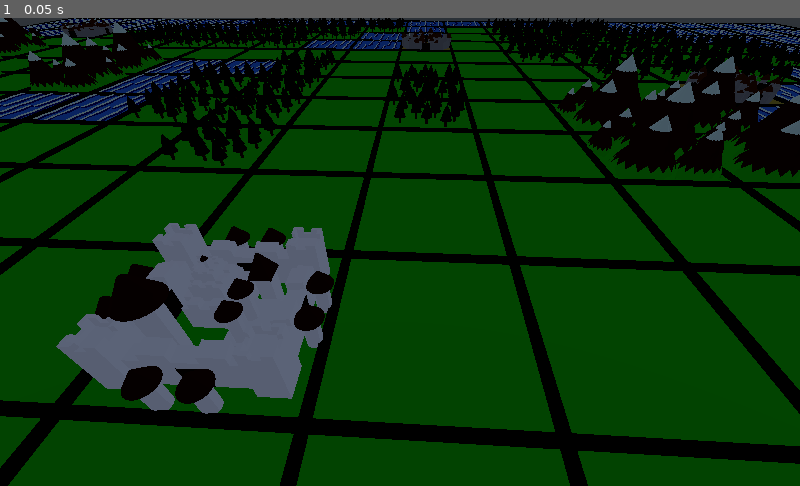
Above: before the commit, frame 1.
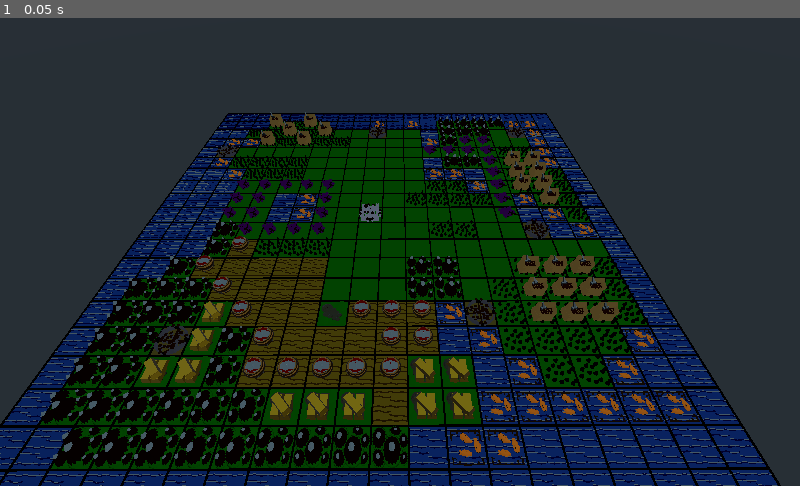
Above: after the commit, the same moment.

Repository: gamkedo-la/merchants-of-mie
Game: Godot game, scene res://ResourceGenerator.tscn
Same seed, same stepped clock (60 frames per second), same inputs: the game is played once before the commit and once after it. This scene is started directly instead of the project's main scene.
Inputs:
- Up to frame 1 (0.05 s): no input

The runs differ from the first frame. In frame 1, 85% of the frame differs, in the area x 0-100%, y 0-100%.

Commit message:
Scattering resources spawn locations around map

Diff:
--- a/ResourceGenerator.tscn
+++ b/ResourceGenerator.tscn
@@ -7,9 +7,580 @@
 
 [node name="Board" parent="." instance=ExtResource( 2 )]
 
-[node name="ResourceSpot" type="Spatial" parent="."]
-transform = Transform( 1, 0, 0, 0, 1, 0, 0, 0, 1, 0.5, 0.0361031, 0.5 )
-script = ExtResource( 1 )
-
 [node name="Camera" type="Camera" parent="."]
-transform = Transform( 0.998491, -0.0363138, 0.0411929, 0, 0.750135, 0.661285, -0.054914, -0.660287, 0.749003, 0.403065, 1.3751, 1.50485 )
+transform = Transform( 0.0017813, -0.74487, 0.667208, 0, 0.667209, 0.744871, -0.999998, -0.00132684, 0.0011885, 10.5248, 9.85633, -0.765475 )
+
+[node name="FishSpawner" type="Node" parent="."]
+
+[node name="ResourceSpot" type="Spatial" parent="FishSpawner"]
+transform = Transform( 1, 0, 0, 0, 1, 0, 0, 0, 1, -8.5, 0.0361031, -8.5 )
+script = ExtResource( 1 )
+can_spawn_fish = true
+
+[node name="ResourceSpot2" type="Spatial" parent="FishSpawner"]
+transform = Transform( 1, 0, 0, 0, 1, 0, 0, 0, 1, -7.5, 0.0361031, -8.5 )
+script = ExtResource( 1 )
+can_spawn_fish = true
+
+[node name="ResourceSpot3" type="Spatial" parent="FishSpawner"]
+transform = Transform( 1, 0, 0, 0, 1, 0, 0, 0, 1, -6.5, 0.0361031, -8.5 )
+script = ExtResource( 1 )
+can_spawn_fish = true
+
+[node name="ResourceSpot4" type="Spatial" parent="FishSpawner"]
+transform = Transform( 1, 0, 0, 0, 1, 0, 0, 0, 1, -5.5, 0.0361031, -8.5 )
+script = ExtResource( 1 )
+can_spawn_fish = true
+
+[node name="ResourceSpot5" type="Spatial" parent="FishSpawner"]
+transform = Transform( 1, 0, 0, 0, 1, 0, 0, 0, 1, -4.5, 0.0361031, -8.5 )
+script = ExtResource( 1 )
+can_spawn_fish = true
+
+[node name="ResourceSpot6" type="Spatial" parent="FishSpawner"]
+transform = Transform( 1, 0, 0, 0, 1, 0, 0, 0, 1, 0.5, 0.0361031, -8.5 )
+script = ExtResource( 1 )
+can_spawn_fish = true
+
+[node name="ResourceSpot7" type="Spatial" parent="FishSpawner"]
+transform = Transform( 1, 0, 0, 0, 1, 0, 0, 0, 1, 5.5, 0.0361031, -8.5 )
+script = ExtResource( 1 )
+can_spawn_fish = true
+
+[node name="ResourceSpot8" type="Spatial" parent="FishSpawner"]
+transform = Transform( 1, 0, 0, 0, 1, 0, 0, 0, 1, 7.5, 0.0361031, -8.5 )
+script = ExtResource( 1 )
+can_spawn_fish = true
+
+[node name="ResourceSpot9" type="Spatial" parent="FishSpawner"]
+transform = Transform( 1, 0, 0, 0, 1, 0, 0, 0, 1, 7.5, 0.0361031, -7.5 )
+script = ExtResource( 1 )
+can_spawn_fish = true
+
+[node name="ResourceSpot10" type="Spatial" parent="FishSpawner"]
+transform = Transform( 1, 0, 0, 0, 1, 0, 0, 0, 1, 6.5, 0.0361031, -7.5 )
+script = ExtResource( 1 )
+can_spawn_fish = true
+
+[node name="ResourceSpot11" type="Spatial" parent="FishSpawner"]
+transform = Transform( 1, 0, 0, 0, 1, 0, 0, 0, 1, -0.5, 0.0361031, -7.5 )
+script = ExtResource( 1 )
+can_spawn_fish = true
+
+[node name="ResourceSpot12" type="Spatial" parent="FishSpawner"]
+transform = Transform( 1, 0, 0, 0, 1, 0, 0, 0, 1, -8.5, 0.0361031, -7.5 )
+script = ExtResource( 1 )
+can_spawn_fish = true
+
+[node name="ResourceSpot13" type="Spatial" parent="FishSpawner"]
+transform = Transform( 1, 0, 0, 0, 1, 0, 0, 0, 1, -1.5, 0.0361031, -6.5 )
+script = ExtResource( 1 )
+can_spawn_fish = true
+
+[node name="ResourceSpot14" type="Spatial" parent="FishSpawner"]
+transform = Transform( 1, 0, 0, 0, 1, 0, 0, 0, 1, 7.5, 0.0361031, -6.5 )
+script = ExtResource( 1 )
+can_spawn_fish = true
+
+[node name="ResourceSpot15" type="Spatial" parent="FishSpawner"]
+transform = Transform( 1, 0, 0, 0, 1, 0, 0, 0, 1, 7.5, 0.0361031, -5.5 )
+script = ExtResource( 1 )
+can_spawn_fish = true
+
+[node name="ResourceSpot16" type="Spatial" parent="FishSpawner"]
+transform = Transform( 1, 0, 0, 0, 1, 0, 0, 0, 1, 7.5, 0.0361031, -4.5 )
+script = ExtResource( 1 )
+can_spawn_fish = true
+
+[node name="ResourceSpot17" type="Spatial" parent="FishSpawner"]
+transform = Transform( 1, 0, 0, 0, 1, 0, 0, 0, 1, 7.5, 0.0361031, -4.5 )
+script = ExtResource( 1 )
+can_spawn_fish = true
+
+[node name="ResourceSpot18" type="Spatial" parent="FishSpawner"]
+transform = Transform( 1, 0, 0, 0, 1, 0, 0, 0, 1, 6.5, 0.0361031, -4.5 )
+script = ExtResource( 1 )
+can_spawn_fish = true
+
+[node name="ResourceSpot19" type="Spatial" parent="FishSpawner"]
+transform = Transform( 1, 0, 0, 0, 1, 0, 0, 0, 1, -2.5, 0.0361031, -4.5 )
+script = ExtResource( 1 )
+can_spawn_fish = true
+
+[node name="ResourceSpot20" type="Spatial" parent="FishSpawner"]
+transform = Transform( 1, 0, 0, 0, 1, 0, 0, 0, 1, -3.5, 0.0361031, -3.5 )
+script = ExtResource( 1 )
+can_spawn_fish = true
+
+[node name="ResourceSpot21" type="Spatial" parent="FishSpawner"]
+transform = Transform( 1, 0, 0, 0, 1, 0, 0, 0, 1, 5.5, 0.0361031, -3.5 )
+script = ExtResource( 1 )
+can_spawn_fish = true
+
+[node name="ResourceSpot22" type="Spatial" parent="FishSpawner"]
+transform = Transform( 1, 0, 0, 0, 1, 0, 0, 0, 1, 7.5, 0.0361031, -3.5 )
+script = ExtResource( 1 )
+can_spawn_fish = true
+
+[node name="ResourceSpot23" type="Spatial" parent="FishSpawner"]
+transform = Transform( 1, 0, 0, 0, 1, 0, 0, 0, 1, 8.5, 0.0361031, -3.5 )
+script = ExtResource( 1 )
+can_spawn_fish = true
+
+[node name="ResourceSpot24" type="Spatial" parent="FishSpawner"]
+transform = Transform( 1, 0, 0, 0, 1, 0, 0, 0, 1, 8.5, 0.0361031, -2.5 )
+script = ExtResource( 1 )
+can_spawn_fish = true
+
+[node name="ResourceSpot25" type="Spatial" parent="FishSpawner"]
+transform = Transform( 1, 0, 0, 0, 1, 0, 0, 0, 1, 8.5, 0.0361031, -2.5 )
+script = ExtResource( 1 )
+can_spawn_fish = true
+
+[node name="ResourceSpot26" type="Spatial" parent="FishSpawner"]
+transform = Transform( 1, 0, 0, 0, 1, 0, 0, 0, 1, 4.5, 0.0361031, -2.5 )
+script = ExtResource( 1 )
+can_spawn_fish = true
+
+[node name="ResourceSpot27" type="Spatial" parent="FishSpawner"]
+transform = Transform( 1, 0, 0, 0, 1, 0, 0, 0, 1, -3.5, 0.0361031, -2.5 )
+script = ExtResource( 1 )
+can_spawn_fish = true
+
+[node name="ResourceSpot28" type="Spatial" parent="FishSpawner"]
+transform = Transform( 1, 0, 0, 0, 1, 0, 0, 0, 1, -6.5, 0.0361031, -2.5 )
+script = ExtResource( 1 )
+can_spawn_fish = true
+
+[node name="ResourceSpot29" type="Spatial" parent="FishSpawner"]
+transform = Transform( 1, 0, 0, 0, 1, 0, 0, 0, 1, -8.5, 0.0361031, -1.5 )
+script = ExtResource( 1 )
+can_spawn_fish = true
+
+[node name="ResourceSpot30" type="Spatial" parent="FishSpawner"]
+transform = Transform( 1, 0, 0, 0, 1, 0, 0, 0, 1, -8.5, 0.0361031, 0.5 )
+script = ExtResource( 1 )
+can_spawn_fish = true
+
+[node name="ResourceSpot31" type="Spatial" parent="FishSpawner"]
+transform = Transform( 1, 0, 0, 0, 1, 0, 0, 0, 1, -1.5, 0.0361031, 3.5 )
+script = ExtResource( 1 )
+can_spawn_fish = true
+
+[node name="ResourceSpot32" type="Spatial" parent="FishSpawner"]
+transform = Transform( 1, 0, 0, 0, 1, 0, 0, 0, 1, -0.5, 0.0361031, 3.5 )
+script = ExtResource( 1 )
+can_spawn_fish = true
+
+[node name="ResourceSpot33" type="Spatial" parent="FishSpawner"]
+transform = Transform( 1, 0, 0, 0, 1, 0, 0, 0, 1, -3.5, 0.0361031, 7.5 )
+script = ExtResource( 1 )
+can_spawn_fish = true
+
+[node name="ResourceSpot34" type="Spatial" parent="FishSpawner"]
+transform = Transform( 1, 0, 0, 0, 1, 0, 0, 0, 1, -6.5, 0.0361031, 7.5 )
+script = ExtResource( 1 )
+can_spawn_fish = true
+
+[node name="ResourceSpot35" type="Spatial" parent="FishSpawner"]
+transform = Transform( 1, 0, 0, 0, 1, 0, 0, 0, 1, -6.5, 0.0361031, 8.5 )
+script = ExtResource( 1 )
+can_spawn_fish = true
+
+[node name="ResourceSpot36" type="Spatial" parent="FishSpawner"]
+transform = Transform( 1, 0, 0, 0, 1, 0, 0, 0, 1, -4.5, 0.0361031, 8.5 )
+script = ExtResource( 1 )
+can_spawn_fish = true
+
+[node name="ResourceSpot37" type="Spatial" parent="FishSpawner"]
+transform = Transform( 1, 0, 0, 0, 1, 0, 0, 0, 1, -4.5, 0.0361031, 8.5 )
+script = ExtResource( 1 )
+can_spawn_fish = true
+
+[node name="CoffeeSpawner" type="Node" parent="."]
+
+[node name="ResourceSpot38" type="Spatial" parent="CoffeeSpawner"]
+transform = Transform( 1, 0, 0, 0, 1, 0, 0, 0, 1, -8.5, 0.0361031, 4.5 )
+script = ExtResource( 1 )
+can_spawn_coffee = true
+
+[node name="ResourceSpot39" type="Spatial" parent="CoffeeSpawner"]
+transform = Transform( 1, 0, 0, 0, 1, 0, 0, 0, 1, -8.5, 0.0361031, 6.5 )
+script = ExtResource( 1 )
+can_spawn_coffee = true
+
+[node name="ResourceSpot40" type="Spatial" parent="CoffeeSpawner"]
+transform = Transform( 1, 0, 0, 0, 1, 0, 0, 0, 1, -7.5, 0.0361031, 5.5 )
+script = ExtResource( 1 )
+can_spawn_coffee = true
+
+[node name="ResourceSpot41" type="Spatial" parent="CoffeeSpawner"]
+transform = Transform( 1, 0, 0, 0, 1, 0, 0, 0, 1, -7.5, 0.0361031, 3.5 )
+script = ExtResource( 1 )
+can_spawn_coffee = true
+
+[node name="ResourceSpot42" type="Spatial" parent="CoffeeSpawner"]
+transform = Transform( 1, 0, 0, 0, 1, 0, 0, 0, 1, -6.5, 0.0361031, 4.5 )
+script = ExtResource( 1 )
+can_spawn_coffee = true
+
+[node name="ResourceSpot43" type="Spatial" parent="CoffeeSpawner"]
+transform = Transform( 1, 0, 0, 0, 1, 0, 0, 0, 1, -6.5, 0.0361031, 6.5 )
+script = ExtResource( 1 )
+can_spawn_coffee = true
+
+[node name="ResourceSpot44" type="Spatial" parent="CoffeeSpawner"]
+transform = Transform( 1, 0, 0, 0, 1, 0, 0, 0, 1, -4.5, 0.0361031, -6.5 )
+script = ExtResource( 1 )
+can_spawn_coffee = true
+
+[node name="ResourceSpot45" type="Spatial" parent="CoffeeSpawner"]
+transform = Transform( 1, 0, 0, 0, 1, 0, 0, 0, 1, -4.5, 0.0361031, -7.5 )
+script = ExtResource( 1 )
+can_spawn_coffee = true
+
+[node name="ResourceSpot46" type="Spatial" parent="CoffeeSpawner"]
+transform = Transform( 1, 0, 0, 0, 1, 0, 0, 0, 1, -3.5, 0.0361031, -7.5 )
+script = ExtResource( 1 )
+can_spawn_coffee = true
+
+[node name="ResourceSpot47" type="Spatial" parent="CoffeeSpawner"]
+transform = Transform( 1, 0, 0, 0, 1, 0, 0, 0, 1, -3.5, 0.0361031, -6.5 )
+script = ExtResource( 1 )
+can_spawn_coffee = true
+
+[node name="ResourceSpot48" type="Spatial" parent="CoffeeSpawner"]
+transform = Transform( 1, 0, 0, 0, 1, 0, 0, 0, 1, -2.5, 0.0361031, -7.5 )
+script = ExtResource( 1 )
+can_spawn_coffee = true
+
+[node name="ResourceSpot50" type="Spatial" parent="CoffeeSpawner"]
+transform = Transform( 1, 0, 0, 0, 1, 0, 0, 0, 1, -1.5, 0.0361031, -7.5 )
+script = ExtResource( 1 )
+can_spawn_coffee = true
+
+[node name="ResourceSpot51" type="Spatial" parent="CoffeeSpawner"]
+transform = Transform( 1, 0, 0, 0, 1, 0, 0, 0, 1, 2.5, 0.0361031, -7.5 )
+script = ExtResource( 1 )
+can_spawn_coffee = true
+
+[node name="ResourceSpot52" type="Spatial" parent="CoffeeSpawner"]
+transform = Transform( 1, 0, 0, 0, 1, 0, 0, 0, 1, 2.5, 0.0361031, -6.5 )
+script = ExtResource( 1 )
+can_spawn_coffee = true
+
+[node name="ResourceSpot53" type="Spatial" parent="CoffeeSpawner"]
+transform = Transform( 1, 0, 0, 0, 1, 0, 0, 0, 1, 2.5, 0.0361031, -5.5 )
+script = ExtResource( 1 )
+can_spawn_coffee = true
+
+[node name="ResourceSpot54" type="Spatial" parent="CoffeeSpawner"]
+transform = Transform( 1, 0, 0, 0, 1, 0, 0, 0, 1, 3.5, 0.0361031, -5.5 )
+script = ExtResource( 1 )
+can_spawn_coffee = true
+
+[node name="ResourceSpot55" type="Spatial" parent="CoffeeSpawner"]
+transform = Transform( 1, 0, 0, 0, 1, 0, 0, 0, 1, 3.5, 0.0361031, -6.5 )
+script = ExtResource( 1 )
+can_spawn_coffee = true
+
+[node name="ResourceSpot56" type="Spatial" parent="CoffeeSpawner"]
+transform = Transform( 1, 0, 0, 0, 1, 0, 0, 0, 1, 3.5, 0.0361031, -7.5 )
+script = ExtResource( 1 )
+can_spawn_coffee = true
+
+[node name="ResourceSpot57" type="Spatial" parent="CoffeeSpawner"]
+transform = Transform( 1, 0, 0, 0, 1, 0, 0, 0, 1, 4.5, 0.0361031, -7.5 )
+script = ExtResource( 1 )
+can_spawn_coffee = true
+
+[node name="ResourceSpot58" type="Spatial" parent="CoffeeSpawner"]
+transform = Transform( 1, 0, 0, 0, 1, 0, 0, 0, 1, 4.5, 0.0361031, -6.5 )
+script = ExtResource( 1 )
+can_spawn_coffee = true
+
+[node name="ResourceSpot59" type="Spatial" parent="CoffeeSpawner"]
+transform = Transform( 1, 0, 0, 0, 1, 0, 0, 0, 1, 4.5, 0.0361031, -5.5 )
+script = ExtResource( 1 )
+can_spawn_coffee = true
+
+[node name="ResourceSpot49" type="Spatial" parent="CoffeeSpawner"]
+transform = Transform( 1, 0, 0, 0, 1, 0, 0, 0, 1, -2.5, 0.0361031, -6.5 )
+script = ExtResource( 1 )
+can_spawn_coffee = true
+
+[node name="GoldSpawner" type="Node" parent="."]
+
+[node name="ResourceSpot60" type="Spatial" parent="GoldSpawner"]
+transform = Transform( 1, 0, 0, 0, 1, 0, 0, 0, 1, 6.5, 0.0361031, 6.5 )
+script = ExtResource( 1 )
+can_spawn_gold = true
+
+[node name="ResourceSpot61" type="Spatial" parent="GoldSpawner"]
+transform = Transform( 1, 0, 0, 0, 1, 0, 0, 0, 1, 6.5, 0.0361031, 5.5 )
+script = ExtResource( 1 )
+can_spawn_gold = true
+
+[node name="ResourceSpot62" type="Spatial" parent="GoldSpawner"]
+transform = Transform( 1, 0, 0, 0, 1, 0, 0, 0, 1, 5.5, 0.0361031, 5.5 )
+script = ExtResource( 1 )
+can_spawn_gold = true
+
+[node name="ResourceSpot63" type="Spatial" parent="GoldSpawner"]
+transform = Transform( 1, 0, 0, 0, 1, 0, 0, 0, 1, 4.5, 0.0361031, 5.5 )
+script = ExtResource( 1 )
+can_spawn_gold = true
+
+[node name="ResourceSpot64" type="Spatial" parent="GoldSpawner"]
+transform = Transform( 1, 0, 0, 0, 1, 0, 0, 0, 1, 7.5, 0.0361031, 1.5 )
+script = ExtResource( 1 )
+can_spawn_gold = true
+
+[node name="ResourceSpot65" type="Spatial" parent="GoldSpawner"]
+transform = Transform( 1, 0, 0, 0, 1, 0, 0, 0, 1, 7.5, 0.0361031, 0.5 )
+script = ExtResource( 1 )
+can_spawn_gold = true
+
+[node name="ResourceSpot66" type="Spatial" parent="GoldSpawner"]
+transform = Transform( 1, 0, 0, 0, 1, 0, 0, 0, 1, 7.5, 0.0361031, 2.5 )
+script = ExtResource( 1 )
+can_spawn_gold = true
+
+[node name="ResourceSpot67" type="Spatial" parent="GoldSpawner"]
+transform = Transform( 1, 0, 0, 0, 1, 0, 0, 0, 1, 7.5, 0.0361031, -1.5 )
+script = ExtResource( 1 )
+can_spawn_gold = true
+
+[node name="ResourceSpot68" type="Spatial" parent="GoldSpawner"]
+transform = Transform( 1, 0, 0, 0, 1, 0, 0, 0, 1, 7.5, 0.0361031, -2.5 )
+script = ExtResource( 1 )
+can_spawn_gold = true
+
+[node name="ResourceSpot69" type="Spatial" parent="GoldSpawner"]
+transform = Transform( 1, 0, 0, 0, 1, 0, 0, 0, 1, 6.5, 0.0361031, -2.5 )
+script = ExtResource( 1 )
+can_spawn_gold = true
+
+[node name="ResourceSpot70" type="Spatial" parent="GoldSpawner"]
+transform = Transform( 1, 0, 0, 0, 1, 0, 0, 0, 1, 6.5, 0.0361031, -1.5 )
+script = ExtResource( 1 )
+can_spawn_gold = true
+
+[node name="IncenseSpawner" type="Node" parent="."]
+
+[node name="ResourceSpot71" type="Spatial" parent="IncenseSpawner"]
+transform = Transform( 1, 0, 0, 0, 1, 0, 0, 0, 1, 5.5, 0.0361031, -1.5 )
+script = ExtResource( 1 )
+can_spawn_incense = true
+
+[node name="ResourceSpot72" type="Spatial" parent="IncenseSpawner"]
+transform = Transform( 1, 0, 0, 0, 1, 0, 0, 0, 1, 5.5, 0.0361031, -0.5 )
+script = ExtResource( 1 )
+can_spawn_incense = true
+
+[node name="ResourceSpot73" type="Spatial" parent="IncenseSpawner"]
+transform = Transform( 1, 0, 0, 0, 1, 0, 0, 0, 1, 6.5, 0.0361031, -0.5 )
+script = ExtResource( 1 )
+can_spawn_incense = true
+
+[node name="ResourceSpot74" type="Spatial" parent="IncenseSpawner"]
+transform = Transform( 1, 0, 0, 0, 1, 0, 0, 0, 1, 6.5, 0.0361031, 0.5 )
+script = ExtResource( 1 )
+can_spawn_incense = true
+
+[node name="ResourceSpot75" type="Spatial" parent="IncenseSpawner"]
+transform = Transform( 1, 0, 0, 0, 1, 0, 0, 0, 1, 6.5, 0.0361031, 1.5 )
+script = ExtResource( 1 )
+can_spawn_incense = true
+
+[node name="ResourceSpot76" type="Spatial" parent="IncenseSpawner"]
+transform = Transform( 1, 0, 0, 0, 1, 0, 0, 0, 1, 6.5, 0.0361031, 2.5 )
+script = ExtResource( 1 )
+can_spawn_incense = true
+
+[node name="ResourceSpot77" type="Spatial" parent="IncenseSpawner"]
+transform = Transform( 1, 0, 0, 0, 1, 0, 0, 0, 1, 6.5, 0.0361031, 3.5 )
+script = ExtResource( 1 )
+can_spawn_incense = true
+
+[node name="ResourceSpot78" type="Spatial" parent="IncenseSpawner"]
+transform = Transform( 1, 0, 0, 0, 1, 0, 0, 0, 1, 5.5, 0.0361031, 3.5 )
+script = ExtResource( 1 )
+can_spawn_incense = true
+
+[node name="ResourceSpot79" type="Spatial" parent="IncenseSpawner"]
+transform = Transform( 1, 0, 0, 0, 1, 0, 0, 0, 1, 4.5, 0.0361031, 4.5 )
+script = ExtResource( 1 )
+can_spawn_incense = true
+
+[node name="ResourceSpot80" type="Spatial" parent="IncenseSpawner"]
+transform = Transform( 1, 0, 0, 0, 1, 0, 0, 0, 1, 3.5, 0.0361031, 5.5 )
+script = ExtResource( 1 )
+can_spawn_incense = true
+
+[node name="ResourceSpot81" type="Spatial" parent="IncenseSpawner"]
+transform = Transform( 1, 0, 0, 0, 1, 0, 0, 0, 1, 2.5, 0.0361031, 6.5 )
+script = ExtResource( 1 )
+can_spawn_incense = true
+
+[node name="ResourceSpot82" type="Spatial" parent="IncenseSpawner"]
+transform = Transform( 1, 0, 0, 0, 1, 0, 0, 0, 1, 1.5, 0.0361031, 5.5 )
+script = ExtResource( 1 )
+can_spawn_incense = true
+
+[node name="ResourceSpot83" type="Spatial" parent="IncenseSpawner"]
+transform = Transform( 1, 0, 0, 0, 1, 0, 0, 0, 1, 4.5, 0.0361031, 0.5 )
+script = ExtResource( 1 )
+can_spawn_incense = true
+
+[node name="ResourceSpot84" type="Spatial" parent="IncenseSpawner"]
+transform = Transform( 1, 0, 0, 0, 1, 0, 0, 0, 1, 4.5, 0.0361031, -0.5 )
+script = ExtResource( 1 )
+can_spawn_incense = true
+
+[node name="ResourceSpot85" type="Spatial" parent="IncenseSpawner"]
+transform = Transform( 1, 0, 0, 0, 1, 0, 0, 0, 1, 4.5, 0.0361031, -1.5 )
+script = ExtResource( 1 )
+can_spawn_incense = true
+
+[node name="GrapesSpawner" type="Node" parent="."]
+
+[node name="ResourceSpot86" type="Spatial" parent="GrapesSpawner"]
+transform = Transform( 1, 0, 0, 0, 1, 0, 0, 0, 1, 0.5, 0.0361031, 2.5 )
+script = ExtResource( 1 )
+can_spawn_grapes = true
+
+[node name="ResourceSpot87" type="Spatial" parent="GrapesSpawner"]
+transform = Transform( 1, 0, 0, 0, 1, 0, 0, 0, 1, 0.5, 0.0361031, 3.5 )
+script = ExtResource( 1 )
+can_spawn_grapes = true
+
+[node name="ResourceSpot88" type="Spatial" parent="GrapesSpawner"]
+transform = Transform( 1, 0, 0, 0, 1, 0, 0, 0, 1, 0.5, 0.0361031, 4.5 )
+script = ExtResource( 1 )
+can_spawn_grapes = true
+
+[node name="ResourceSpot89" type="Spatial" parent="GrapesSpawner"]
+transform = Transform( 1, 0, 0, 0, 1, 0, 0, 0, 1, 0.5, 0.0361031, 5.5 )
+script = ExtResource( 1 )
+can_spawn_grapes = true
+
+[node name="ResourceSpot90" type="Spatial" parent="GrapesSpawner"]
+transform = Transform( 1, 0, 0, 0, 1, 0, 0, 0, 1, -0.5, 0.0361031, 5.5 )
+script = ExtResource( 1 )
+can_spawn_grapes = true
+
+[node name="ResourceSpot91" type="Spatial" parent="GrapesSpawner"]
+transform = Transform( 1, 0, 0, 0, 1, 0, 0, 0, 1, -0.5, 0.0361031, 6.5 )
+script = ExtResource( 1 )
+can_spawn_grapes = true
+
+[node name="ResourceSpot92" type="Spatial" parent="GrapesSpawner"]
+transform = Transform( 1, 0, 0, 0, 1, 0, 0, 0, 1, -1.5, 0.0361031, 6.5 )
+script = ExtResource( 1 )
+can_spawn_grapes = true
+
+[node name="ResourceSpot93" type="Spatial" parent="GrapesSpawner"]
+transform = Transform( 1, 0, 0, 0, 1, 0, 0, 0, 1, -1.5, 0.0361031, 5.5 )
+script = ExtResource( 1 )
+can_spawn_grapes = true
+
+[node name="ResourceSpot94" type="Spatial" parent="GrapesSpawner"]
+transform = Transform( 1, 0, 0, 0, 1, 0, 0, 0, 1, -2.5, 0.0361031, 5.5 )
+script = ExtResource( 1 )
+can_spawn_grapes = true
+
+[node name="ResourceSpot95" type="Spatial" parent="GrapesSpawner"]
+transform = Transform( 1, 0, 0, 0, 1, 0, 0, 0, 1, -2.5, 0.0361031, 6.5 )
+script = ExtResource( 1 )
+can_spawn_grapes = true
+
+[node name="ResourceSpot96" type="Spatial" parent="GrapesSpawner"]
+transform = Transform( 1, 0, 0, 0, 1, 0, 0, 0, 1, -2.5, 0.0361031, 4.5 )
+script = ExtResource( 1 )
+can_spawn_grapes = true
+
+[node name="ResourceSpot97" type="Spatial" parent="GrapesSpawner"]
+transform = Transform( 1, 0, 0, 0, 1, 0, 0, 0, 1, -2.5, 0.0361031, 3.5 )
+script = ExtResource( 1 )
+can_spawn_grapes = true
+
+[node name="ResourceSpot98" type="Spatial" parent="GrapesSpawner"]
+transform = Transform( 1, 0, 0, 0, 1, 0, 0, 0, 1, -2.5, 0.0361031, 2.5 )
+script = ExtResource( 1 )
+can_spawn_grapes = true
+
+[node name="ResourceSpot99" type="Spatial" parent="GrapesSpawner"]
+transform = Transform( 1, 0, 0, 0, 1, 0, 0, 0, 1, -1.5, 0.0361031, 2.5 )
+script = ExtResource( 1 )
+can_spawn_grapes = true
+
+[node name="ResourceSpot100" type="Spatial" parent="GrapesSpawner"]
+transform = Transform( 1, 0, 0, 0, 1, 0, 0, 0, 1, -0.5, 0.0361031, 2.5 )
+script = ExtResource( 1 )
+can_spawn_grapes = true
+
+[node name="ResourceSpot101" type="Spatial" parent="GrapesSpawner"]
+transform = Transform( 1, 0, 0, 0, 1, 0, 0, 0, 1, -0.5, 0.0361031, 2.5 )
+script = ExtResource( 1 )
+can_spawn_grapes = true
+
+[node name="ResourceSpot102" type="Spatial" parent="GrapesSpawner"]
+transform = Transform( 1, 0, 0, 0, 1, 0, 0, 0, 1, -0.5, 0.0361031, -5.5 )
+script = ExtResource( 1 )
+can_spawn_grapes = true
+
+[node name="ResourceSpot103" type="Spatial" parent="GrapesSpawner"]
+transform = Transform( 1, 0, 0, 0, 1, 0, 0, 0, 1, -1.5, 0.0361031, -5.5 )
+script = ExtResource( 1 )
+can_spawn_grapes = true
+
+[node name="ResourceSpot104" type="Spatial" parent="GrapesSpawner"]
+transform = Transform( 1, 0, 0, 0, 1, 0, 0, 0, 1, -2.5, 0.0361031, -5.5 )
+script = ExtResource( 1 )
+can_spawn_grapes = true
+
+[node name="ResourceSpot105" type="Spatial" parent="GrapesSpawner"]
+transform = Transform( 1, 0, 0, 0, 1, 0, 0, 0, 1, -3.5, 0.0361031, -5.5 )
+script = ExtResource( 1 )
+can_spawn_grapes = true
+
+[node name="ResourceSpot106" type="Spatial" parent="GrapesSpawner"]
+transform = Transform( 1, 0, 0, 0, 1, 0, 0, 0, 1, -4.5, 0.0361031, -5.5 )
+script = ExtResource( 1 )
+can_spawn_grapes = true
+
+[node name="ResourceSpot107" type="Spatial" parent="GrapesSpawner"]
+transform = Transform( 1, 0, 0, 0, 1, 0, 0, 0, 1, -5.5, 0.0361031, -3.5 )
+script = ExtResource( 1 )
+can_spawn_grapes = true
+
+[node name="ResourceSpot108" type="Spatial" parent="GrapesSpawner"]
+transform = Transform( 1, 0, 0, 0, 1, 0, 0, 0, 1, -5.5, 0.0361031, -2.5 )
+script = ExtResource( 1 )
+can_spawn_grapes = true
+
+[node name="ResourceSpot109" type="Spatial" parent="GrapesSpawner"]
+transform = Transform( 1, 0, 0, 0, 1, 0, 0, 0, 1, -6.5, 0.0361031, -4.5 )
+script = ExtResource( 1 )
+can_spawn_grapes = true
+
+[node name="ResourceSpot110" type="Spatial" parent="GrapesSpawner"]
+transform = Transform( 1, 0, 0, 0, 1, 0, 0, 0, 1, -6.5, 0.0361031, -5.5 )
+script = ExtResource( 1 )
+can_spawn_grapes = true
+
+[node name="ResourceSpot111" type="Spatial" parent="GrapesSpawner"]
+transform = Transform( 1, 0, 0, 0, 1, 0, 0, 0, 1, -6.5, 0.0361031, -5.5 )
+script = ExtResource( 1 )
+can_spawn_grapes = true
+
+[node name="ResourceSpot112" type="Spatial" parent="GrapesSpawner"]
+transform = Transform( 1, 0, 0, 0, 1, 0, 0, 0, 1, -5.5, 0.0361031, -5.5 )
+script = ExtResource( 1 )
+can_spawn_grapes = true
+
+[node name="ResourceSpot113" type="Spatial" parent="GrapesSpawner"]
+transform = Transform( 1, 0, 0, 0, 1, 0, 0, 0, 1, -5.5, 0.0361031, -4.5 )
+script = ExtResource( 1 )
+can_spawn_grapes = true
--- a/Tiles/ResourceScenes/Resource-Coffee.tscn
+++ b/Tiles/ResourceScenes/Resource-Coffee.tscn
@@ -5,4 +5,4 @@
 [node name="Resource-Coffee" type="Spatial"]
 
 [node name="coffee" parent="." instance=ExtResource( 1 )]
-transform = Transform( -1.31134e-08, 0, -0.3, 0, 0.3, 0, 0.3, 0, -1.31134e-08, 0, 0, 0 )
+transform = Transform( 0.3, 0, 0, 0, 0.3, 0, 0, 0, 0.3, 0, 0, 0 )
--- a/Tiles/ResourceScenes/Resource-Gold.tscn
+++ b/Tiles/ResourceScenes/Resource-Gold.tscn
@@ -5,4 +5,4 @@
 [node name="Resource-Gold" type="Spatial"]
 
 [node name="gold" parent="." instance=ExtResource( 1 )]
-transform = Transform( 0.2, 0, 0, 0, 0.2, 0, 0, 0, 0.2, 0, 0, 0 )
+transform = Transform( 0.15, 0, 0, 0, 0.15, 0, 0, 0, 0.15, 0, 0, 0 )
--- a/Tiles/ResourceScenes/Resource-Incense.tscn
+++ b/Tiles/ResourceScenes/Resource-Incense.tscn
@@ -5,4 +5,4 @@
 [node name="Resource-Incense" type="Spatial"]
 
 [node name="incense" parent="." instance=ExtResource( 1 )]
-transform = Transform( -1.74846e-08, 0, 0.4, 0, 0.4, 0, -0.4, 0, -1.74846e-08, 0, 0, 0 )
+transform = Transform( -1.31134e-08, 0, 0.3, 0, 0.3, 0, -0.3, 0, -1.31134e-08, 0, 0, 0 )
